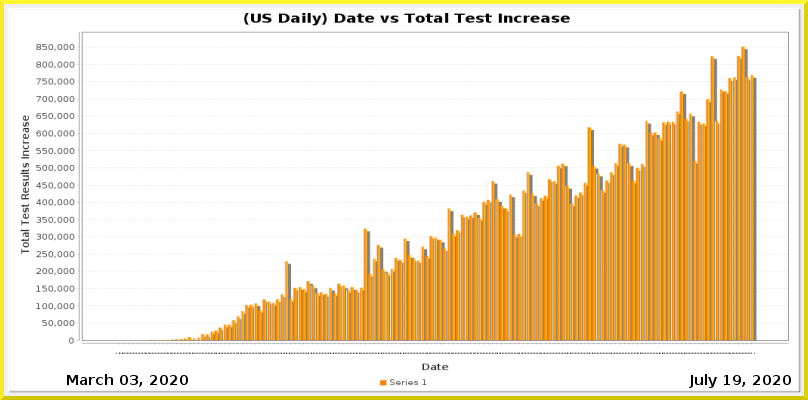
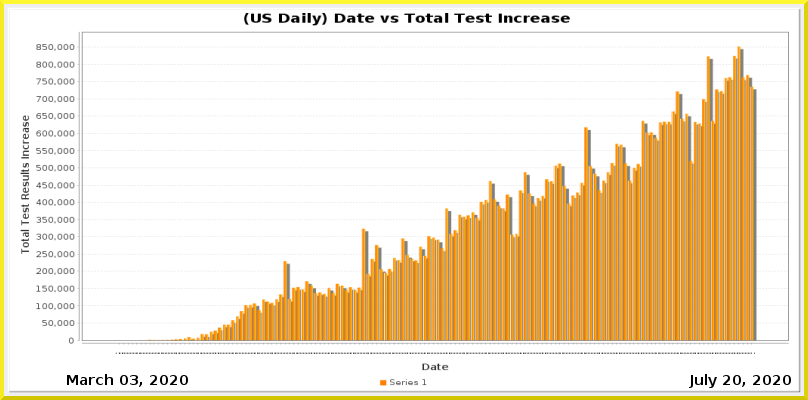
Layer changes from the first 808×400 image to the second:
painted on "Current Date" over (x1=723, y1=375, x2=741, y2=385)
painted on "Date_vs_TestIncrease.png" over (x1=136, y1=46, x2=757, y2=354)
